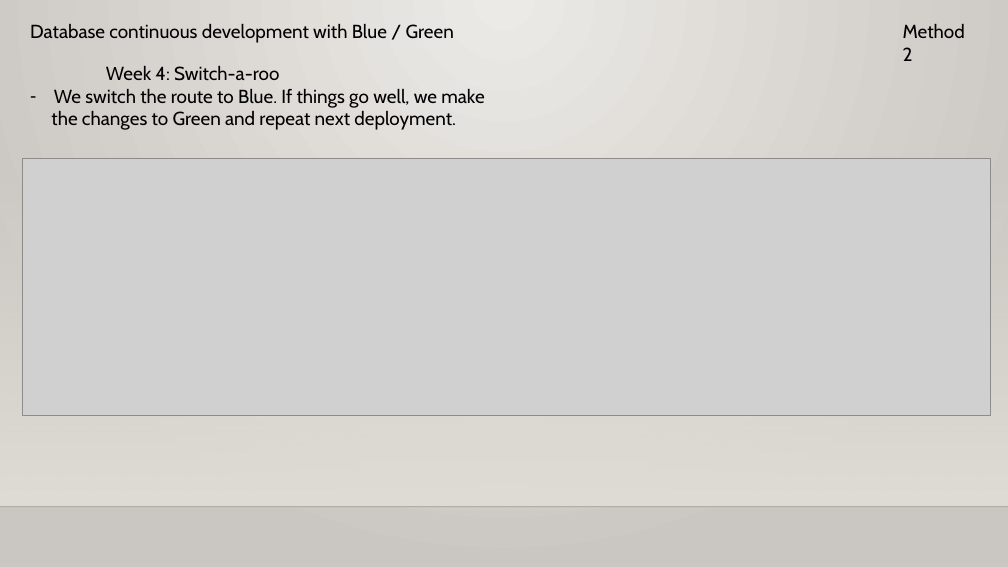
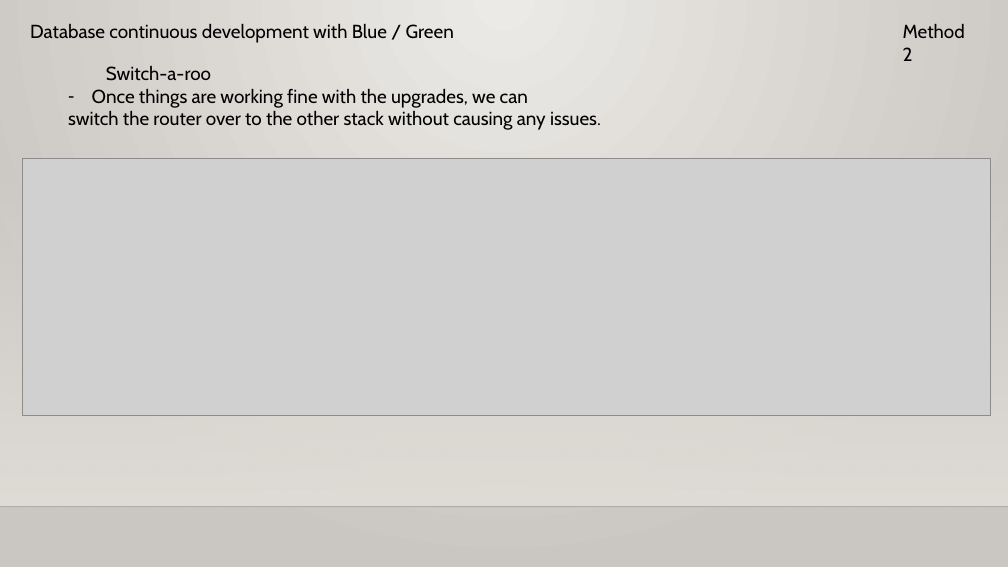
Before and after one commit to Jonathanshaulis/HA-Development, a slide deck: slide 13 of continuous delivery with oltp.pptx. Drawn at 1008x567 pixels with LibreOffice and Linux fonts; fonts in the diff are those of the drawing; grey boxes stand for pictures; background and template pictures are left out. Boxes give left, top, right and bottom in pixels: in the first picture for what was removed or moved away, otherwise in the second. Text is boxed around its words. In the diff, an @@ line names an element or a change of style, - is before the commit and + after.

```diff
--- a/continuous delivery with oltp.pptx
+++ b/continuous delivery with oltp.pptx
@@ text at (68, 66, 601, 130): text changed @@
-  Week 4: Switch-a-roo
-– We switch the route to Blue. If things go well, we make
-the changes to Green and repeat next deployment.
+  Switch-a-roo
+  – Once things are working fine with the upgrades, we can
+  switch the router over to the other stack without causing any issues.
```
Also in this commit, not shown: 4 other slides changed, 1 other file.
